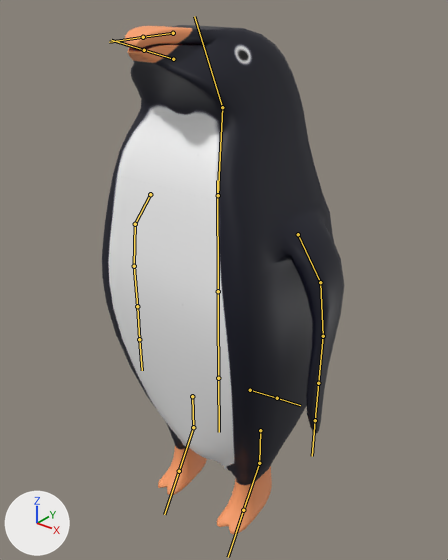
The FBX model Assets/Prefabs/Player/Penguin.fbx, before and after one commit.
Rendered twice from a camera (50 mm lens) standing at (2.77, -3.4, 2.22) and looking at (-0.07, 0.15, 0.03). Arrows for +X, +Y and +Z are at lower left; the lights stay in place. The bones that bend it are drawn over the model as lines.

The first picture shows 'Penguin'.
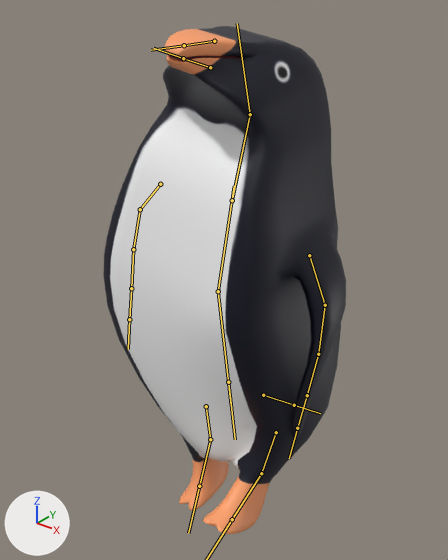
The newer file adds an action. The first version stands in its rest pose; the second is drawn at frame 1 of the action 'Penguin_Armature|Waddle_Action'.

Where the change shows, as pixel boxes [x1, y1, x2, y2] in the pictures (448 x 560 px):
'Penguin', posed: before [102, 25, 344, 534]; after [103, 26, 346, 534]
bone 'Core.001', root to tip: before (218, 291) to (217, 180); after (218, 291) to (234, 186)
bone 'Core.004', root to tip: before (218, 291) to (218, 400); after (218, 291) to (231, 405)
bone 'Leg.L.001', root to tip: before (260, 430) to (259, 463); after (276, 432) to (261, 473)

The edits, one by one:
Bone 'Core.001' (bone_core_001) turns from (0, 0, 0) to (0, 0, -10) degrees about its own x, y and z.
Bone 'Core.004' (bone_core_004) turns from (0, 0, 0) to (0, 0, -7) degrees about its own x, y and z.
Bone 'Leg.L.001' (bone_leg_l_001) turns from (0, 0, 0) to (-34, 0, 7) degrees about its own x, y and z.
